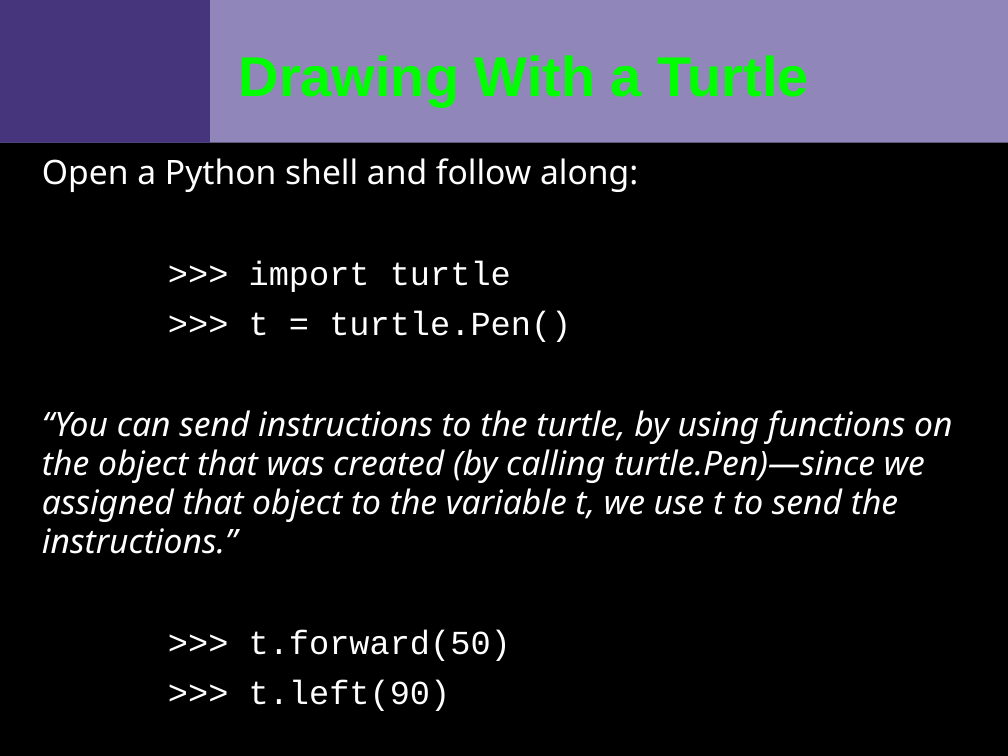
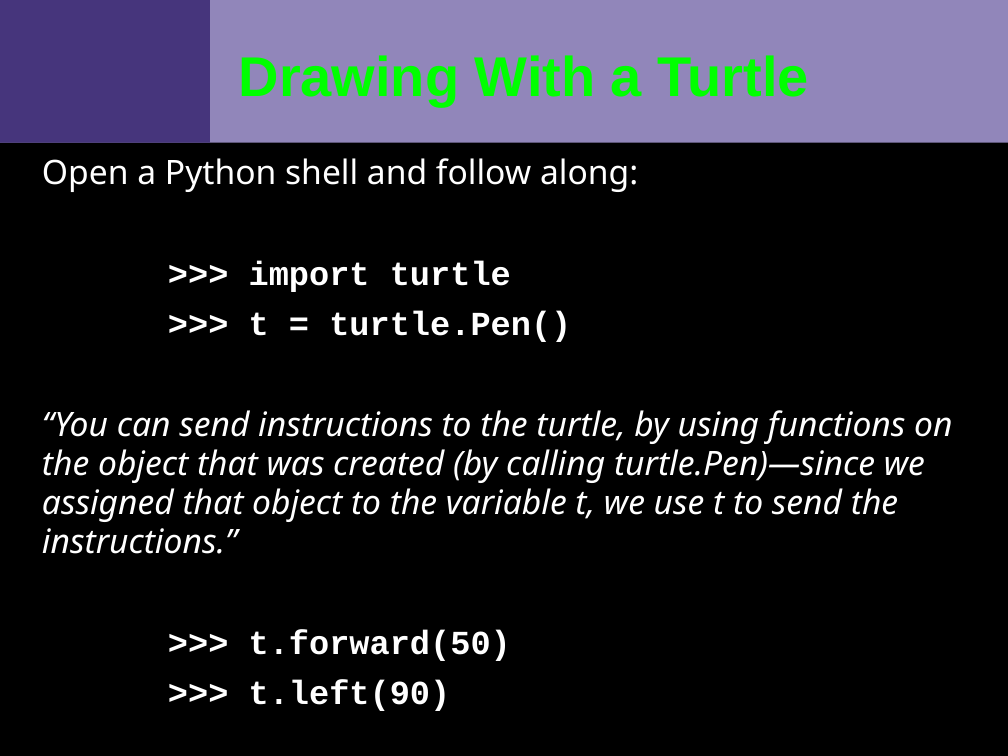
Before and after one commit to VCTLabs/swfk-python-intro, a slide deck: slide 3 of course_materials/slides/slideset3_beginning_python2_dev_SWFK.odp. Drawn at 1008x756 pixels with LibreOffice and Linux fonts; fonts in the diff are those of the drawing; background and template pictures are left out. Boxes give left, top, right and bottom in pixels: in the first picture for what was removed or moved away, otherwise in the second. Text is boxed around its words. In the diff, an @@ line names an element or a change of style, - is before the commit and + after.

```diff
--- a/course_materials/slides/slideset3_beginning_python2_dev_SWFK.odp
+++ b/course_materials/slides/slideset3_beginning_python2_dev_SWFK.odp
@@ text at [249,260,571,711]: bold on in ">>> import turtle", ">>> t = turtle.Pen()", ">>> t.forward(50)", ">>> t.left(90)" @@
```
Also in this commit, not shown: 1 other slide changed, 9 other files.
